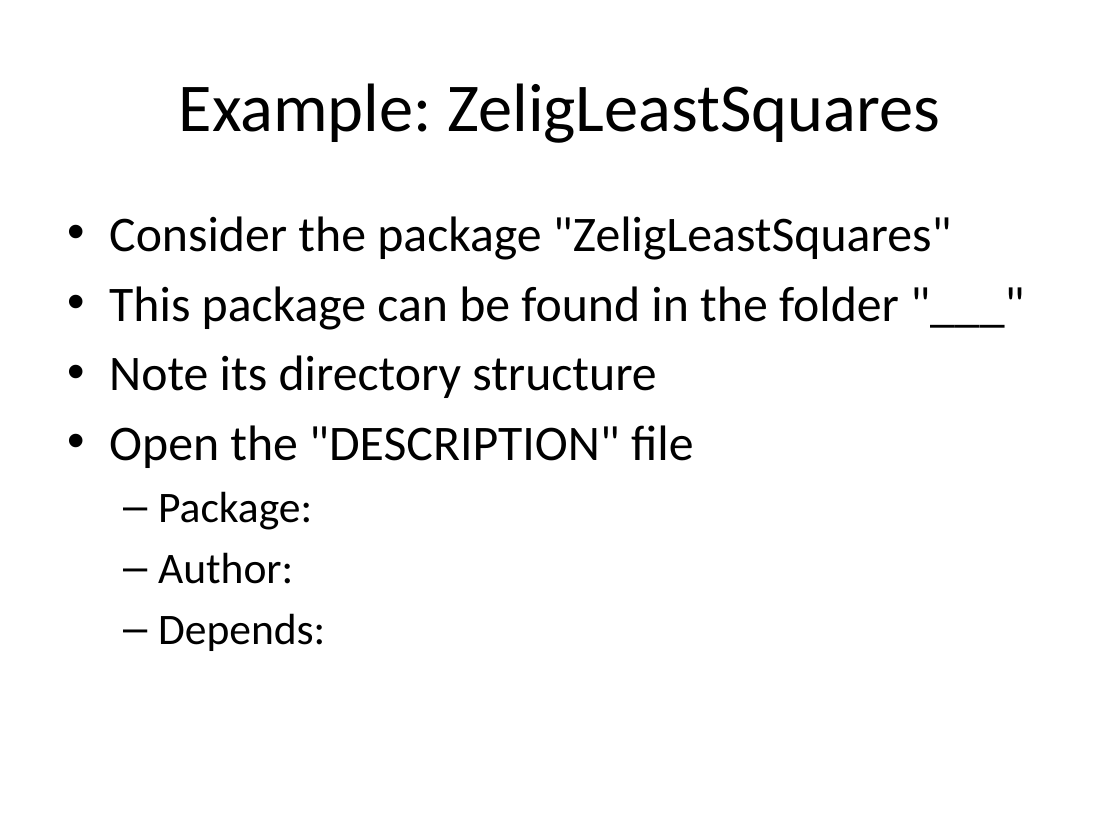
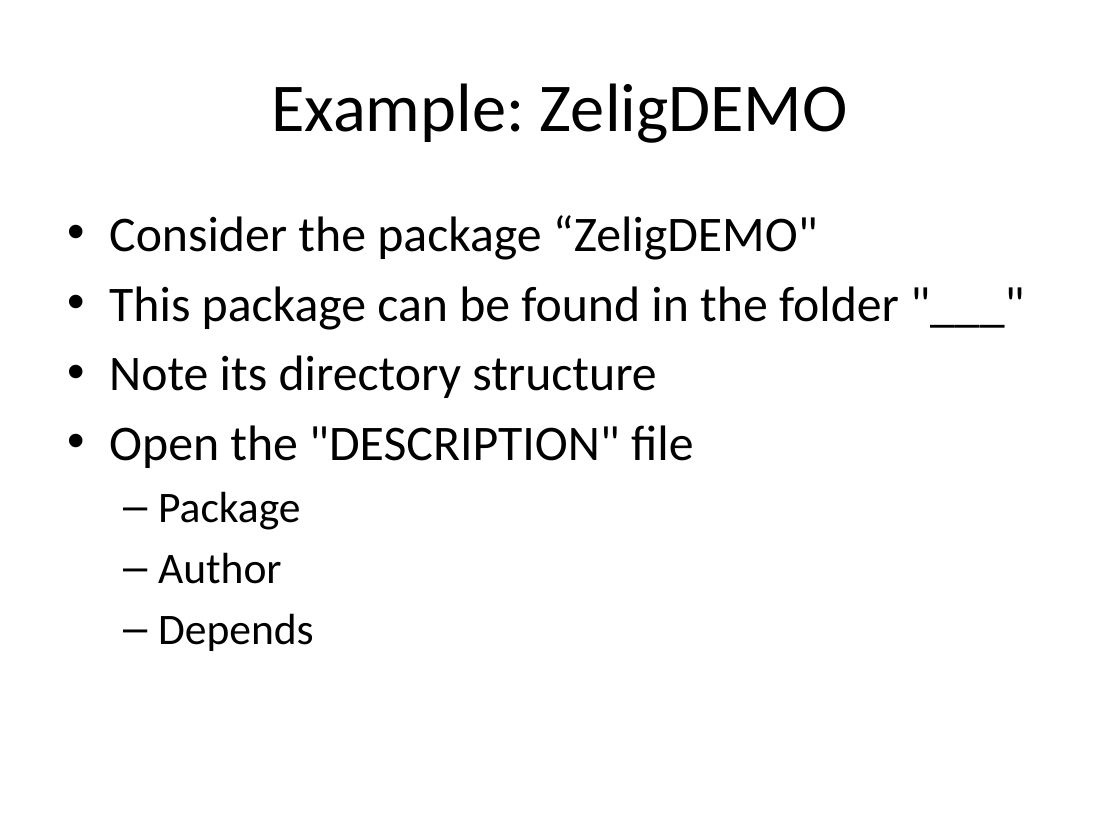
Before and after one commit to IQSS/Zelig4-Documentation, a slide deck: slide 10 of January-Class/Zelig_1_regressions.pptx (slide 9 before the commit). Drawn at 1120x840 pixels with LibreOffice and Linux fonts; fonts in the diff are those of the drawing. Boxes give left, top, right and bottom in pixels: in the first picture for what was removed or moved away, otherwise in the second. Text is boxed around its words. In the diff, an @@ line names an element or a change of style, - is before the commit and + after.

Commit message:
Updated

```diff
--- a/January-Class/Zelig_1_regressions.pptx
+++ b/January-Class/Zelig_1_regressions.pptx
@@ title at (x1=271, y1=83, x2=848, y2=143): text changed @@
-Example: ZeligLeastSquares
+Example: ZeligDEMO
@@ text at (x1=109, y1=215, x2=818, y2=260): text changed @@
-• Consider the package "ZeligLeastSquares"
+• Consider the package “ZeligDEMO"
@@ text at (x1=158, y1=491, x2=314, y2=651): text changed @@
-  – Package:
-  – Author:
-  – Depends:
+  – Package
+  – Author
+  – Depends
```
Also in this commit, not shown: 4 other slides changed, 1 slide added.
